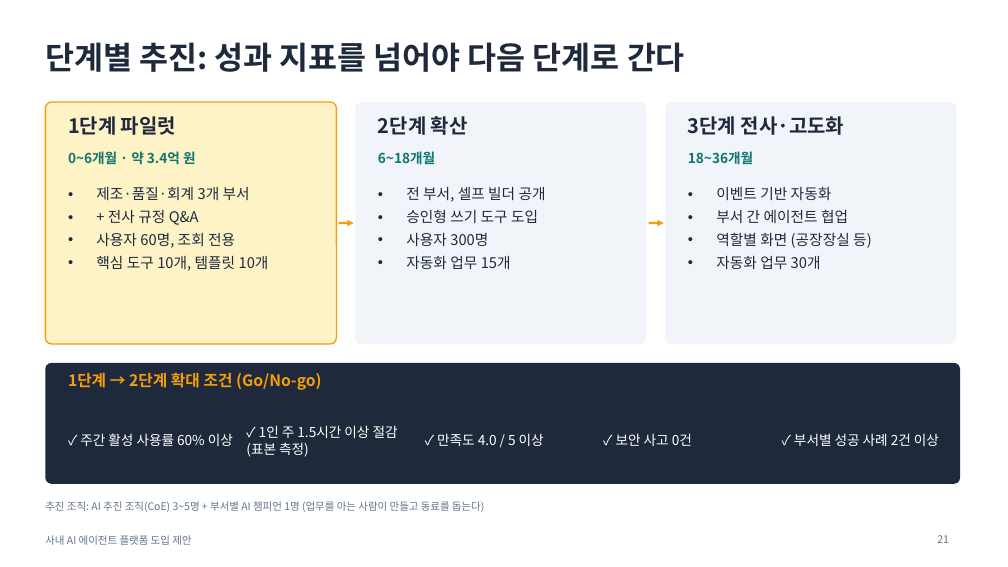
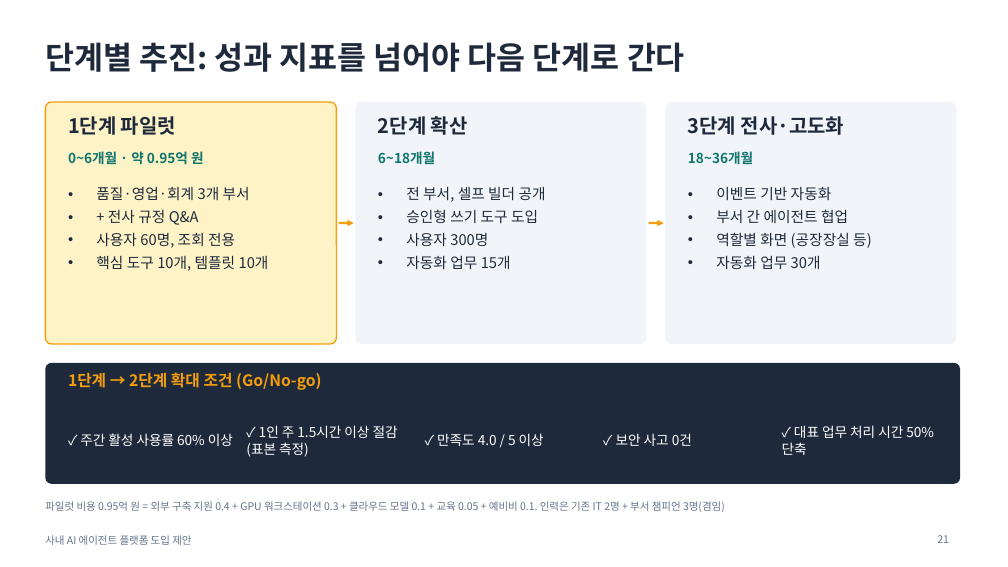
Before and after one commit to lucky-sugar-park/tech-review, a slide deck: slide 21 of proposal/ai-agent-platform-proposal-v2.pptx. Drawn at 1008x567 pixels with LibreOffice and Linux fonts; fonts in the diff are those of the drawing. Boxes give left, top, right and bottom in pixels: in the first picture for what was removed or moved away, otherwise in the second. Text is boxed around its words. In the diff, an @@ line names an element or a change of style, - is before the commit and + after.

```diff
--- a/proposal/ai-agent-platform-proposal-v2.pptx
+++ b/proposal/ai-agent-platform-proposal-v2.pptx
@@ text at (68, 151, 204, 165): text changed @@
-0~6개월 · 약 3.4억 원
+0~6개월 · 약 0.95억 원
@@ text at (96, 187, 250, 200): text changed @@
-• 제조·품질·회계 3개 부서
+• 품질·영업·회계 3개 부서
@@ text at (782, 425, 934, 455): text changed @@
-✓ 부서별 성공 사례 2건 이상
+✓ 대표 업무 처리 시간 50% 단축
@@ text at (45, 501, 725, 512): text changed @@
-추진 조직: AI 추진 조직(CoE) 3~5명 + 부서별 AI 챔피언 1명 (업무를 아는 사람이 만들고 동료를 돕는다)
+파일럿 비용 0.95억 원 = 외부 구축 지원 0.4 + GPU 워크스테이션 0.3 + 클라우드 모델 0.1 + 교육 0.05 + 예비비 0.1. 인력은 기존 IT 2명 + 부서 챔피언 3명(겸임)
```
Also in this commit, not shown: 7 other slides changed, 3 slides added, 2 slides removed, 4 other files.
